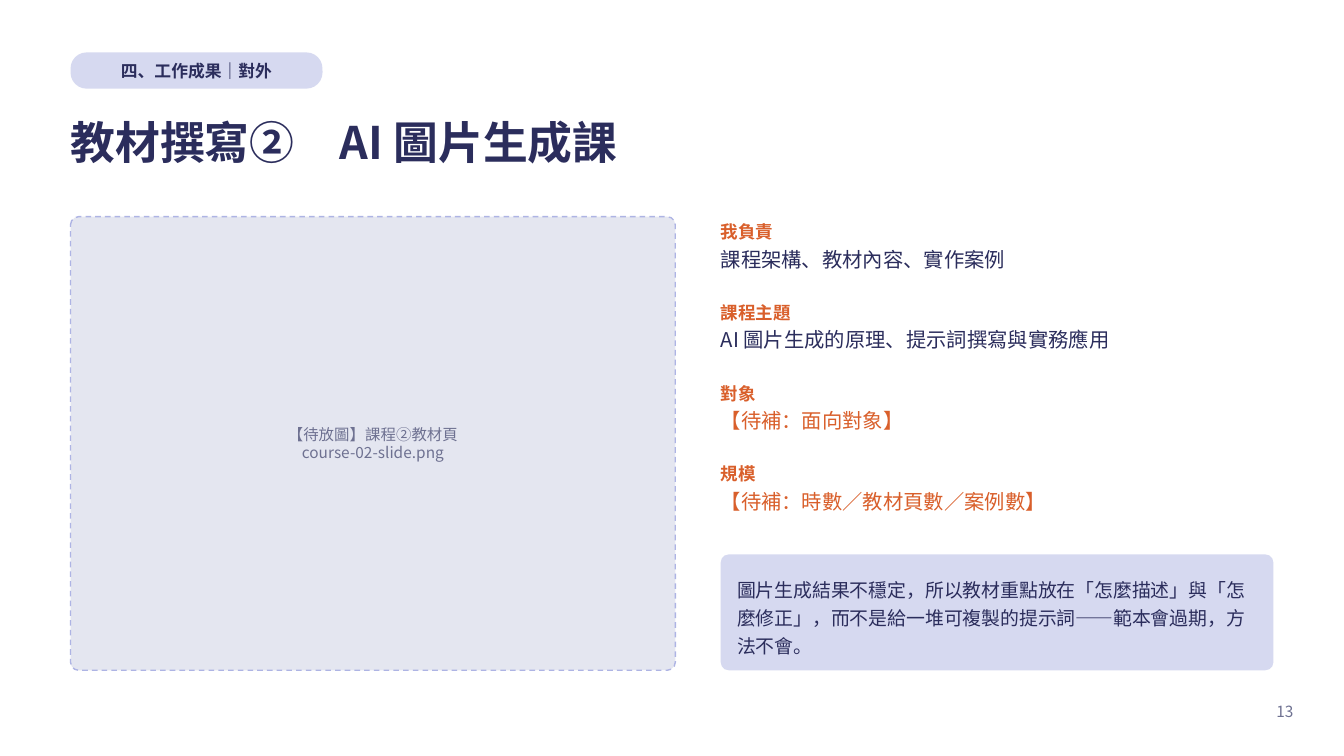
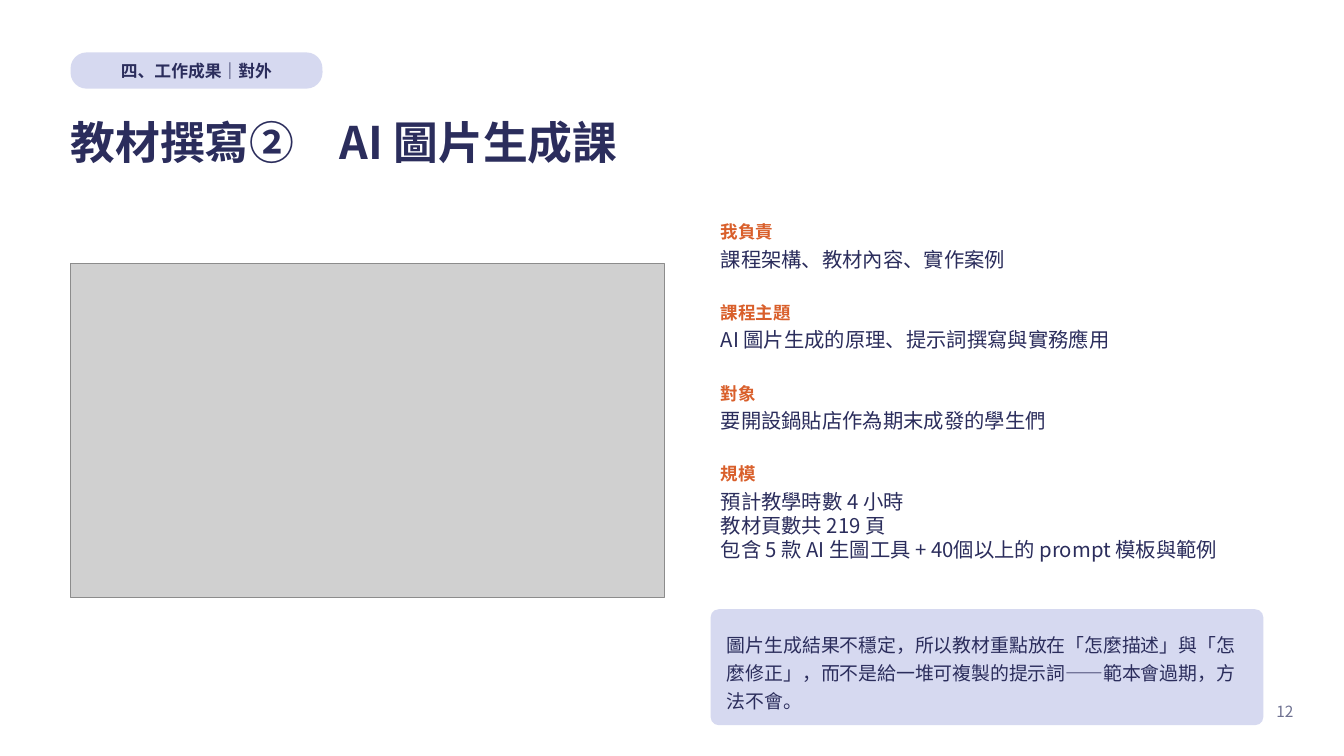
Before and after one commit to kirihuang-bit/freshman-report, a slide deck: slide 12 of 黃家朗新人報告.pptx (slide 13 before the commit). Drawn at 1344x756 pixels with LibreOffice and Linux fonts; fonts in the diff are those of the drawing; grey boxes stand for pictures. Boxes give left, top, right and bottom in pixels: in the first picture for what was removed or moved away, otherwise in the second. Text is boxed around its words. In the diff, an @@ line names an element or a change of style, - is before the commit and + after.

```diff
--- a/黃家朗新人報告.pptx
+++ b/黃家朗新人報告.pptx
@@ rounded rectangle removed at [71,217,676,670] @@
@@ picture added at [71,263,664,597] @@
@@ text at [721,411,1046,430]: text changed; text colour #D95F2B to #2B2D5C @@
-【待補：面向對象】
+要開設鍋貼店作為期末成發的學生們
@@ text removed at [288,427,458,462] @@
-【待放圖】課程②教材頁
-course-02-slide.png
@@ text at [721,492,1217,562]: text changed; text colour #D95F2B to #2B2D5C @@
-【待補：時數／教材頁數／案例數】
+預計教學時數 4 小時
+教材頁數共 219 頁
+包含 5 款 AI 生圖工具 + 40個以上的 prompt 模板與範例
@@ rounded rectangle "圖片生成結果不穩定，所以教材重點放在「怎麼描述」與「怎麼修正」，而不是給一堆可複製的提示詞——範本會過期，方法不會。": place and size @@
-rounded rectangle "圖片生成結果不穩定，所以教材重點放在「怎麼描述」與「怎麼修正」，而不是給一堆可複製的提示詞——範本會過期，方法不會。" at [721,555,1273,670]
+rounded rectangle "圖片生成結果不穩定，所以教材重點放在「怎麼描述」與「怎麼修正」，而不是給一堆可複製的提示詞——範本會過期，方法不會。" at [711,609,1263,725]
@@ page number at [1276,705,1293,717]: text changed @@
-13
+12
```
Also in this commit, not shown: 12 other slides changed, 4 slides removed, 3 other files.
